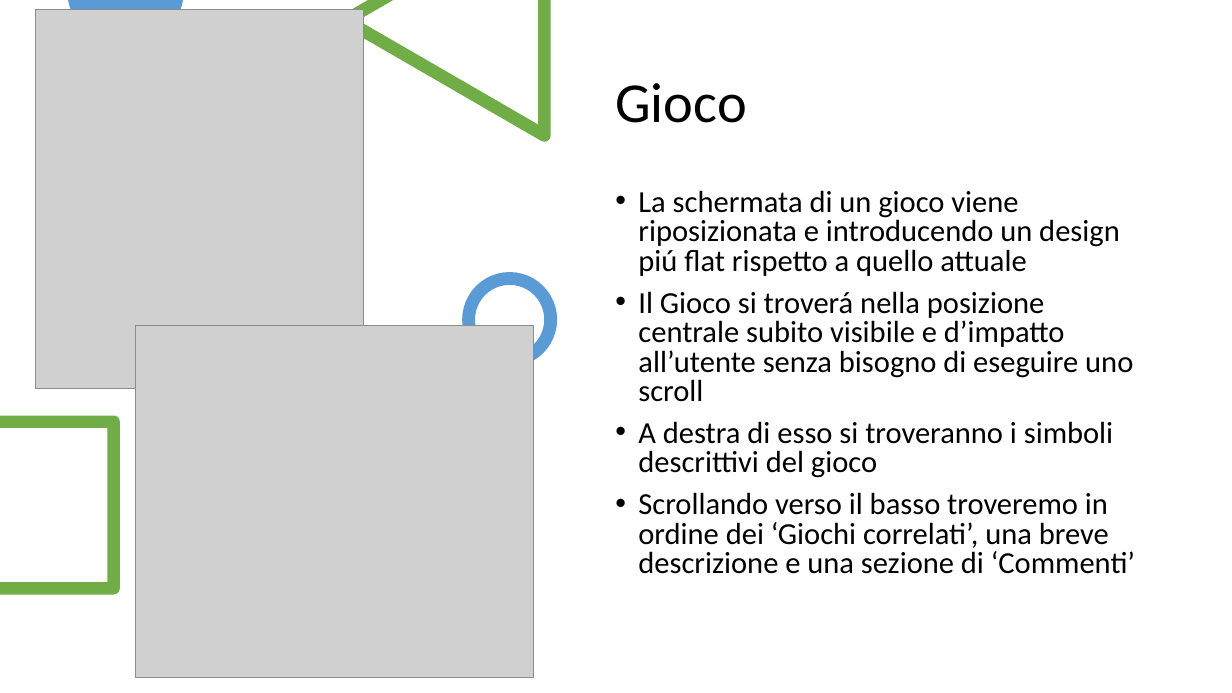
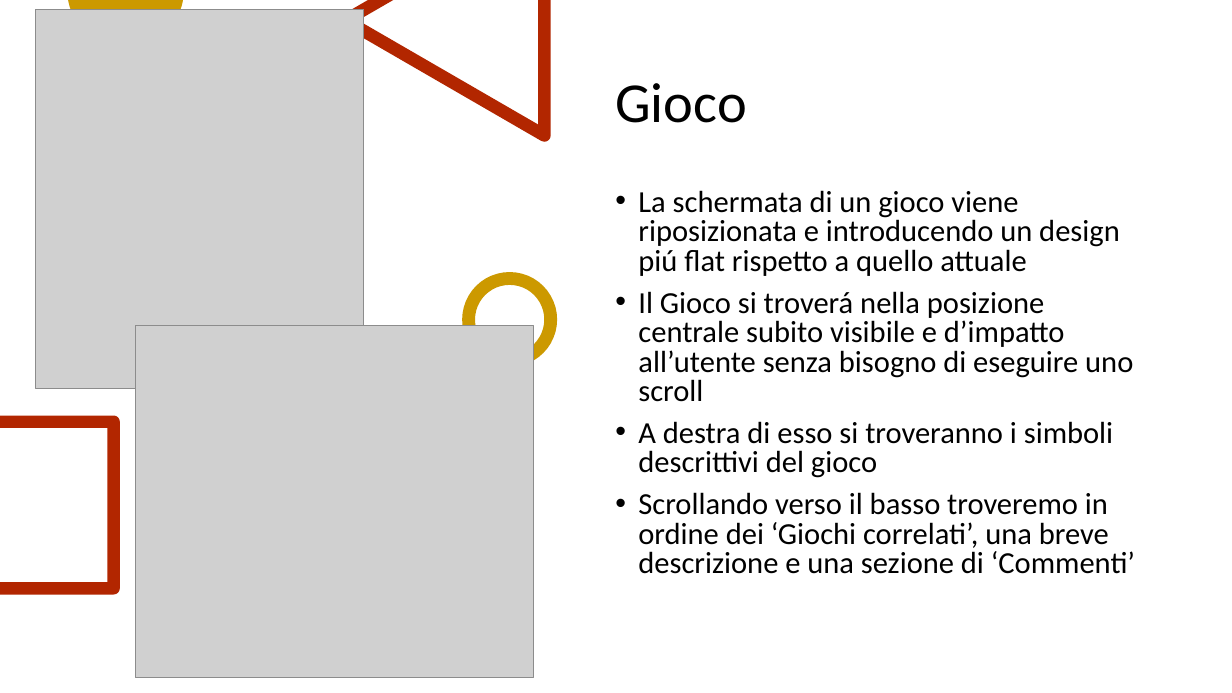
Before and after one commit to MarcoTomasone/Gioco.it-Redesign, a slide deck: slide 11 of Consegna/ProjectHighlights.pptx. Drawn at 1232x693 pixels with LibreOffice and Linux fonts; fonts in the diff are those of the drawing; grey boxes stand for pictures. Boxes give left, top, right and bottom in pixels: in the first picture for what was removed or moved away, otherwise in the second. Text is boxed around its words. In the diff, an @@ line names an element or a change of style, - is before the commit and + after.

```diff
--- a/Consegna/ProjectHighlights.pptx
+++ b/Consegna/ProjectHighlights.pptx
@@ freeform shape at (68, 0, 183, 48): fill #5B9BD5 to #CC9900 @@
@@ freeform shape at (339, 0, 551, 141): fill #70AD47 to #B22600 @@
@@ ellipse at (469, 278, 551, 360): outline #5B9BD5 10 pt to #CC9900 10 pt @@
@@ freeform shape at (0, 416, 120, 595): fill #70AD47 to #B22600 @@
```
Also in this commit, not shown: 10 other slides changed, 4 slides added, 2 slides removed.
